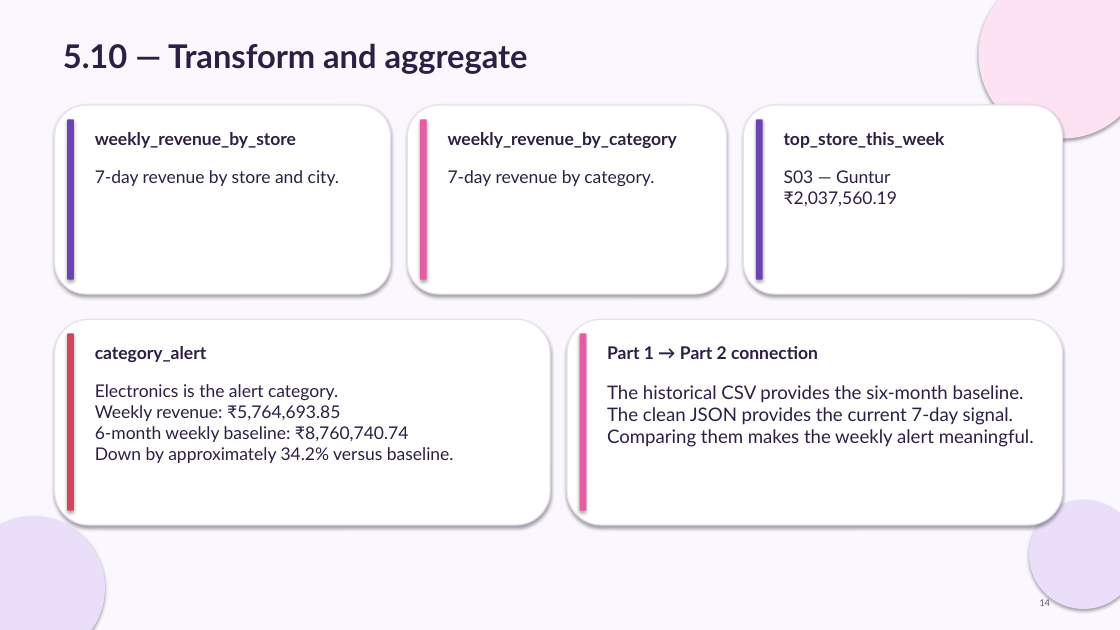
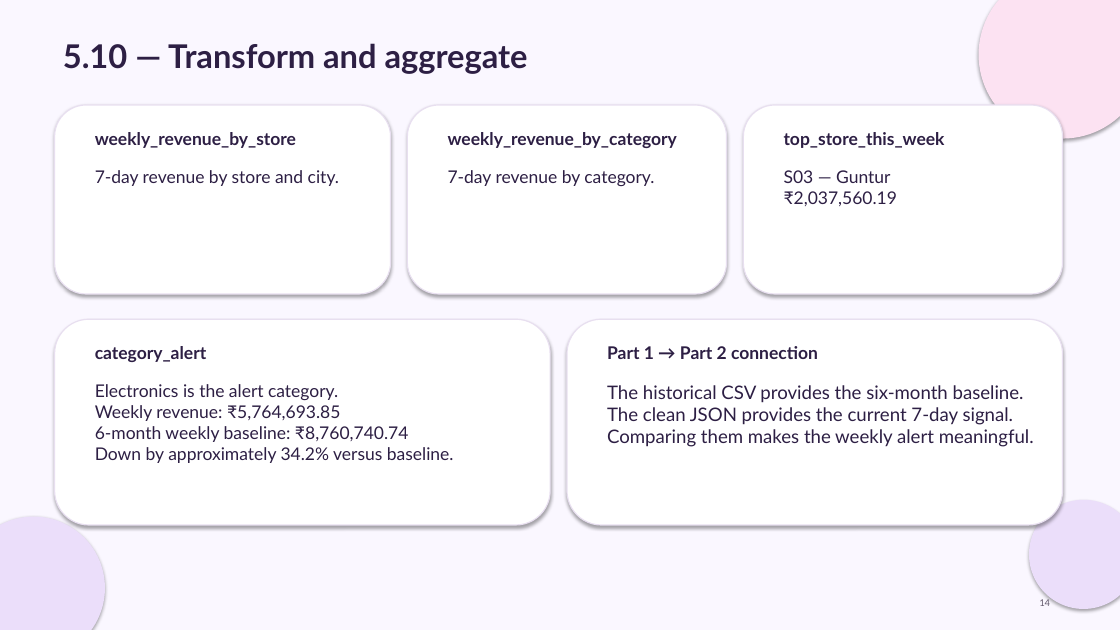
Before and after one commit to Vigneshbabu4/EDA_Calibo, a slide deck: slide 21 of Vigneshbabu_Retail_Sales_Pulse.pptx. Drawn at 1120x630 pixels with LibreOffice and Linux fonts; fonts in the diff are those of the drawing. Boxes give left, top, right and bottom in pixels: in the first picture for what was removed or moved away, otherwise in the second. Text is boxed around its words. In the diff, an @@ line names an element or a change of style, - is before the commit and + after.

```diff
--- a/Vigneshbabu_Retail_Sales_Pulse.pptx
+++ b/Vigneshbabu_Retail_Sales_Pulse.pptx
@@ rounded rectangle removed at <box>67,119,74,280</box> @@
@@ rounded rectangle removed at <box>420,119,427,280</box> @@
@@ rounded rectangle removed at <box>756,119,763,280</box> @@
@@ rounded rectangle removed at <box>67,334,74,511</box> @@
@@ rounded rectangle removed at <box>580,334,586,511</box> @@
```
Also in this commit, not shown: 16 other slides changed, 1 slide added.
